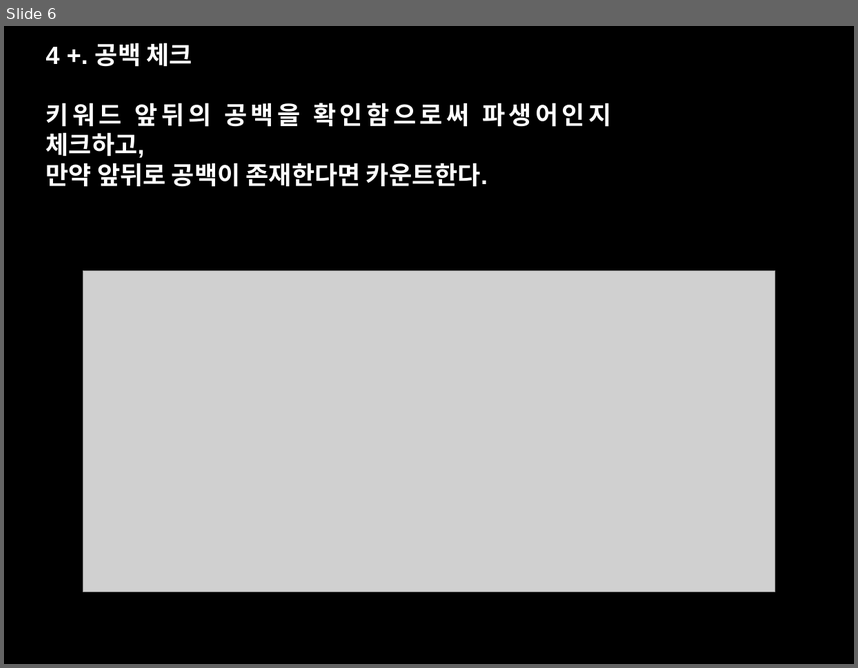
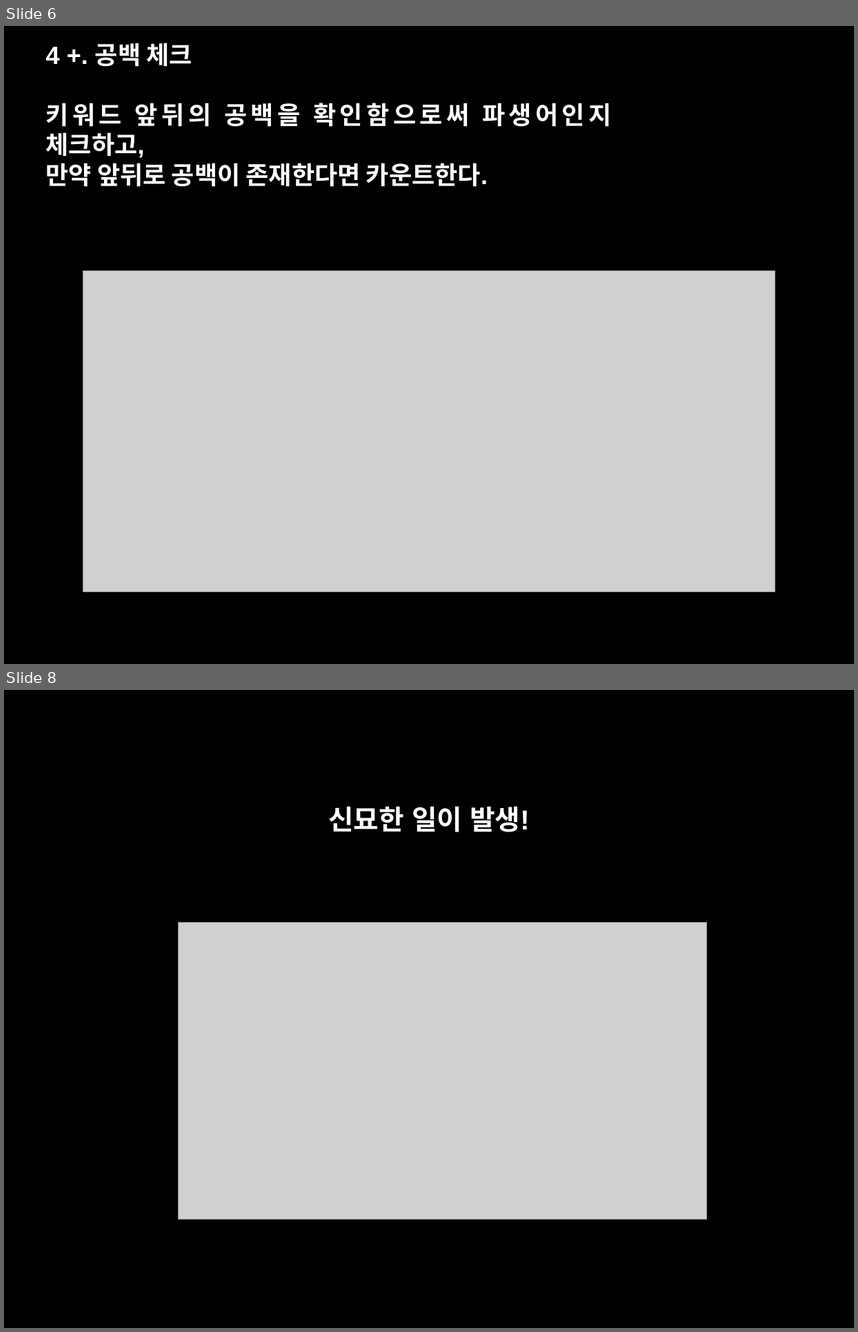
Before and after one commit to Jw-Bluayer/softwareprogramming, a slide deck: Implementation & evaluation 20172774 송정우.pptx. Shown one above the other, each under a label of ours: slide 6 before the commit, slides 6 and 8 after it; the slides between them are not shown. The pictures are 858x668 and 858x1332 pixels, drawn with LibreOffice and Linux fonts; fonts in the diff are those of the drawing; grey boxes stand for pictures. Boxes give left, top, right and bottom in pixels: in the first picture for what was removed or moved away, otherwise in the second. Text is boxed around its words. In the diff, an @@ line names an element or a change of style, - is before the commit and + after.

```diff
--- a/Implementation & evaluation 20172774 송정우.pptx
+++ b/Implementation & evaluation 20172774 송정우.pptx
@@ slide 8 added at (4,690,854,1328), background #000000 @@
@@ text added at (328,806,529,832), 33 pt, text #FFFFFF, bold @@
+신묘한 일이 발생!
@@ picture added at (179,923,707,1219) @@
```
Also in this commit, not shown: 4 slides changed, 24 other slides added, 1 other file.
